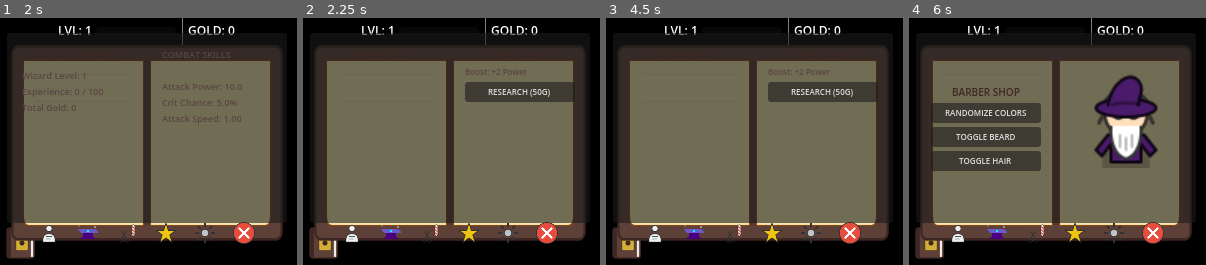
Above: before the commit, frames 1-4 (left to right).
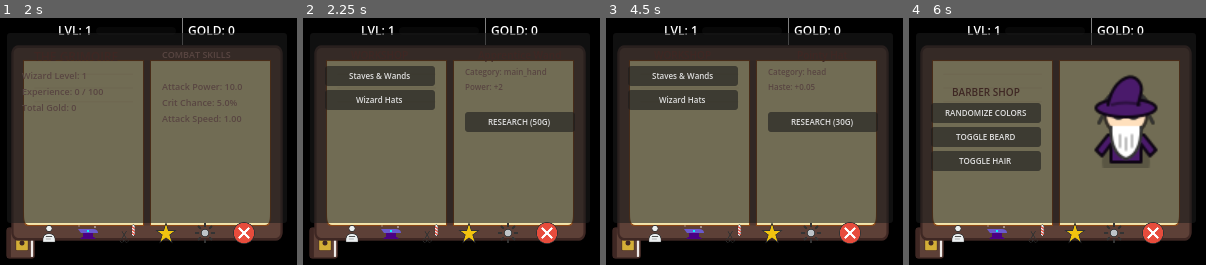
Above: after the commit, the same moments.

Repository: dgcarlucci/cast-lock
Game: Godot game, scene res://scenes/Main.tscn
Same seed, same stepped clock (60 frames per second), same inputs: the game is played once before the commit and once after it.
Inputs (mouse positions are in pixels of both pictures, inside the frame that each line leads up to):
- Up to frame 1 (2 s): click (20, 242) at 0.5 s; click (47, 232) at 1.25 s
- Up to frame 2 (2.25 s): click (392, 232) at 2 s
- Up to frame 3 (4.5 s): click "RESEARCH (50G)" at 2.75 s; click (683, 74) at 3.5 s, where only the run after the commit has a clickable "Staves & Wands"; click (683, 99) at 4.25 s, where only the run after the commit has a clickable "Wizard Hats"
- Up to frame 4 (6 s): click "RESEARCH (50G)" (after the commit: "RESEARCH (30G)") at 5 s; click (1036, 232) at 5.75 s

Frame 1 is identical in both runs. In frame 2, 12% of the frame differs, in the area x 7-92%, y 17-47%; in frame 3, 12%; in frame 4, nothing differs.
Error before the commit: Parse Error: Cannot use subscript operator on a base of type "null". (res://scripts/EquipmentManager.gd:30)

Commit message:
fix: resolve null subscript parser errors with robust dictionary access

Diff:
--- a/scripts/EquipmentManager.gd
+++ b/scripts/EquipmentManager.gd
@@ -19,13 +19,15 @@
 }
 
 func get_item_data(category: String, index: int):
-	if categories.has(category) and index < categories[category]["items"].size():
-		return categories[category]["items"][index]
+	var cat = categories.get(category)
+	if cat:
+		var items = cat.get("items", [])
+		if index >= 0 and index < items.size():
+			return items[index]
 	return null
 
 func get_next_research_cost(category: String, current_tier: int) -> int:
-	var next_idx = current_tier
-	var data = get_item_data(category, next_idx)
+	var data = get_item_data(category, current_tier)
 	if data:
-		return data["cost"]
+		return data.get("cost", -1)
 	return -1
--- a/scripts/SpellManager.gd
+++ b/scripts/SpellManager.gd
@@ -42,29 +42,40 @@
 	if id == "magic_missile": return true
 	if learned_dict.has(id): return true
 
-	var req = spells[id]["required_spell"]
-	var rank_req = spells[id]["required_rank"]
+	var spell_cfg = spells.get(id)
+	if not spell_cfg: return false
+
+	var req = spell_cfg.get("required_spell", "")
+	var rank_req = spell_cfg.get("required_rank", 0)
 
 	if req != "" and learned_dict.has(req):
-		return learned_dict[req]["rank"] >= rank_req
+		var req_data = learned_dict.get(req)
+		if req_data and req_data is Dictionary:
+			return req_data.get("rank", 0) >= rank_req
 	return false
 
 func get_spell_name(id: String, rank: int) -> String:
-	return spells[id]["name"]
+	var cfg = spells.get(id)
+	return cfg.get("name", "Unknown") if cfg else "Unknown"
 
 func get_training_cost(id: String, current_rank: int) -> int:
-	return spells[id]["cost_per_rank"] * current_rank
+	var cfg = spells.get(id)
+	if cfg:
+		return cfg.get("cost_per_rank", 10) * current_rank
+	return 0
 
 func get_spell_visual_path(id: String) -> String:
-	return spells[id]["icon"]
+	var cfg = spells.get(id)
+	return cfg.get("icon", "") if cfg else ""
 
 func gain_mastery(id: String, amount: int, stats: WizardStats):
+	if not stats or not stats.learned_spells: return
 	if not stats.learned_spells.has(id): return
 
-	var data = stats.learned_spells[id]
-	data["mastery"] += amount
+	var data = stats.learned_spells.get(id)
+	if data and data is Dictionary:
+		data["mastery"] = data.get("mastery", 0) + amount
 
-	if data["mastery"] >= 100:
-		data["mastery"] = 0
-		data["rank"] += 1
-		# Trigger rank up notification?
+		if data["mastery"] >= 100:
+			data["mastery"] = 0
+			data["rank"] = data.get("rank", 1) + 1
--- a/scripts/UI_Overlay.gd
+++ b/scripts/UI_Overlay.gd
@@ -111,14 +111,14 @@
 	var item = EquipmentManager.get_item_data(selected_equip_cat, current_tier)
 	if not item: return
 
-	if stats.gold >= item["cost"]:
-		stats.gold -= item["cost"]
+	if stats.gold >= item.get("cost", 0):
+		stats.gold -= item.get("cost", 0)
 		if selected_equip_cat == "main_hand":
-			stats.main_hand_style = item["tier"]
-			if item.has("power_boost"): stats.attack_power += item["power_boost"]
+			stats.main_hand_style = item.get("tier", 0)
+			stats.attack_power += item.get("power_boost", 0)
 		elif selected_equip_cat == "head":
-			stats.hat_style = item["tier"]
-			if item.has("haste_boost"): stats.haste += item["haste_boost"]
+			stats.hat_style = item.get("tier", 0)
+			stats.haste += item.get("haste_boost", 0)
 
 		show_floating_text("RESEARCH COMPLETE!", Color.GOLD)
 		update_stats()
@@ -134,7 +134,8 @@
 	for cat_id in EquipmentManager.categories.keys():
 		var btn = Button.new()
 		btn.add_theme_font_size_override("font_size", 8)
-		btn.text = EquipmentManager.categories[cat_id]["name"]
+		var cat_data = EquipmentManager.categories.get(cat_id)
+		btn.text = cat_data.get("name", cat_id) if cat_data else cat_id
 		btn.pressed.connect(_on_equip_cat_select.bind(cat_id))
 		equip_list_container.add_child(btn)
 
@@ -145,12 +146,12 @@
 
 	var item = EquipmentManager.get_item_data(selected_equip_cat, current_tier)
 	if item:
-		item_title.text = item["name"]
-		var info = "Tied to Category: %s\n" % selected_equip_cat
-		if item.has("power_boost"): info += "Power: +%d\n" % item["power_boost"]
-		if item.has("haste_boost"): info += "Haste: +%.2f\n" % item["haste_boost"]
+		item_title.text = item.get("name", "Unknown Item")
+		var info = "Category: %s\n" % selected_equip_cat
+		if item.has("power_boost"): info += "Power: +%d\n" % item.get("power_boost")
+		if item.has("haste_boost"): info += "Haste: +%.2f\n" % item.get("haste_boost")
 		item_info.text = info
-		research_button.text = "RESEARCH (%dG)" % item["cost"]
+		research_button.text = "RESEARCH (%dG)" % item.get("cost", 0)
 		research_button.disabled = false
 	else:
 		item_title.text = "Max Tier Reached"
@@ -168,12 +169,12 @@
 	if not stats.learned_spells.has(selected_spell_id):
 		stats.learned_spells[selected_spell_id] = {"rank": 1, "mastery": 0}
 
-	var s_data = stats.learned_spells[selected_spell_id]
-	var cost = SpellManager.get_training_cost(selected_spell_id, s_data["rank"])
+	var s_data = stats.learned_spells.get(selected_spell_id)
+	var cost = SpellManager.get_training_cost(selected_spell_id, s_data.get("rank", 1))
 
 	if stats.gold >= cost:
 		stats.gold -= cost
-		s_data["rank"] += 1
+		s_data["rank"] = s_data.get("rank", 1) + 1
 		show_floating_text("RANK UP!", Color.CYAN)
 		update_stats()
 		update_spell_ui()
@@ -194,7 +195,8 @@
 		var btn = Button.new()
 		btn.add_theme_font_size_override("font_size", 8)
 		if SpellManager.is_spell_unlocked(s_id, stats.learned_spells):
-			btn.text = SpellManager.get_spell_name(s_id, stats.learned_spells.get(s_id, {"rank":1})["rank"])
+			var s_data = stats.learned_spells.get(s_id, {"rank":1})
+			btn.text = SpellManager.get_spell_name(s_id, s_data.get("rank", 1))
 			btn.pressed.connect(_on_spell_select_pressed.bind(s_id))
 		else:
 			btn.text = "??? (LOCKED)"
@@ -202,11 +204,15 @@
 		spell_list_container.add_child(btn)
 
 	var s_data = stats.learned_spells.get(selected_spell_id, {"rank": 1, "mastery": 0})
-	spell_title.text = SpellManager.get_spell_name(selected_spell_id, s_data["rank"])
+	spell_title.text = SpellManager.get_spell_name(selected_spell_id, s_data.get("rank", 1))
 	equip_button.visible = stats.learned_spells.has(selected_spell_id)
 	equip_button.disabled = (selected_spell_id == stats.active_spell_id)
-	spell_info.text = SpellManager.spells[selected_spell_id]["description"] + "\n\nRank: %d\nMastery: %d / 100" % [s_data["rank"], s_data["mastery"]]
-	train_button.text = "TRAIN (%dG)" % SpellManager.get_training_cost(selected_spell_id, s_data["rank"])
+
+	var spell_cfg = SpellManager.spells.get(selected_spell_id, {})
+	var desc = spell_cfg.get("description", "No description available.")
+	spell_info.text = desc + "\n\nRank: %d\nMastery: %d / 100" % [s_data.get("rank", 1), s_data.get("mastery", 0)]
+
+	train_button.text = "TRAIN (%dG)" % SpellManager.get_training_cost(selected_spell_id, s_data.get("rank", 1))
 	train_button.visible = SpellManager.is_spell_unlocked(selected_spell_id, stats.learned_spells)
 
 # Stats Logic
@@ -227,7 +233,6 @@
 func add_loot_entry(entry_text):
 	loot_log.push_front(entry_text)
 	if loot_log.size() > 10: loot_log.pop_back()
-	# Optional: show in workshop if needed
 
 func show_floating_text(text, color):
 	var label = Label.new()
